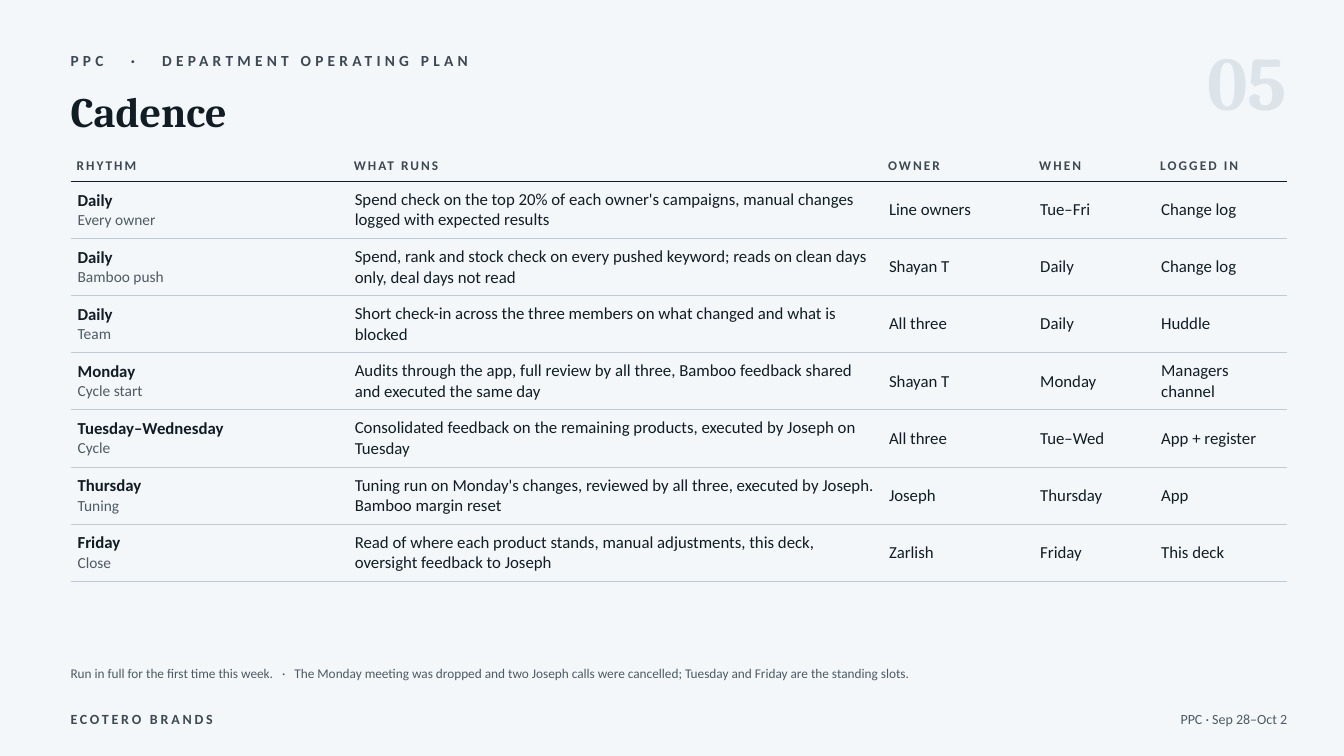
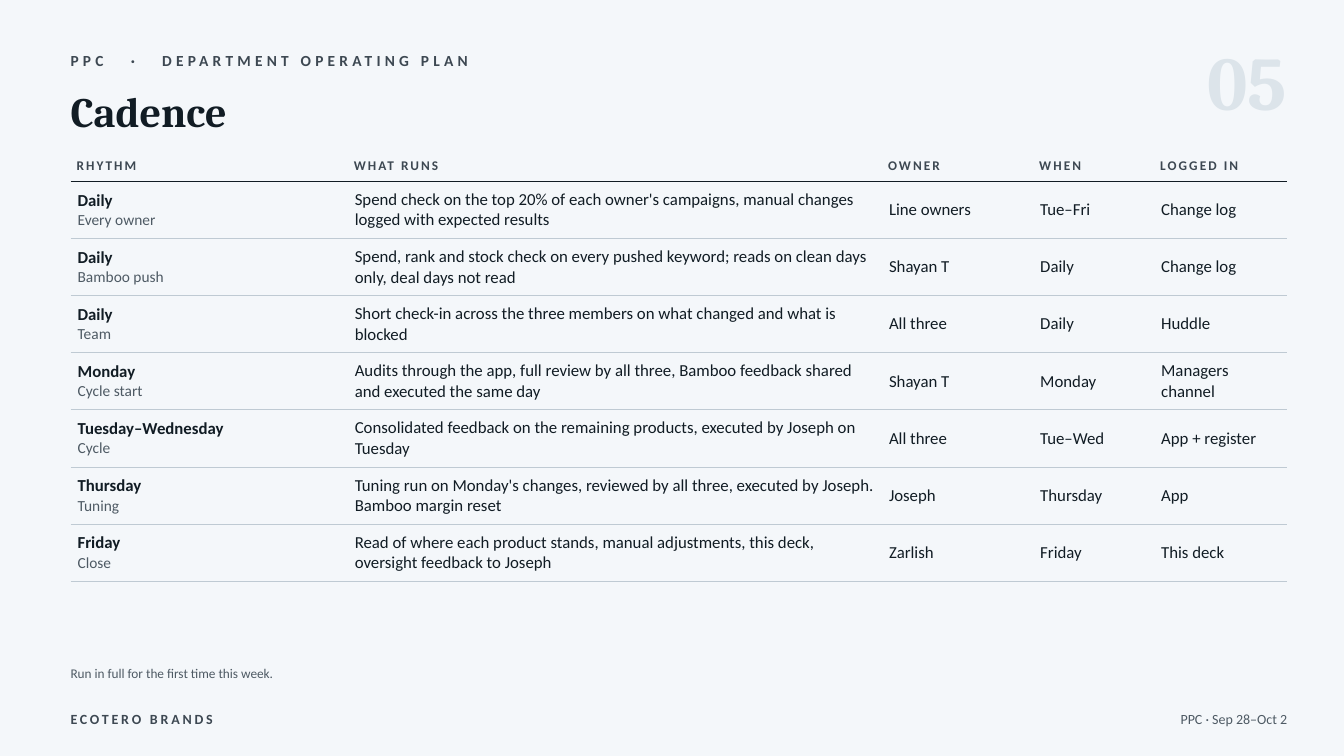
Before and after one commit to zarlish-web/PPC-Audit-, a slide deck: slide 6 of deliverables/PPC_Weekly_Review_Sep28-Oct2.pptx. Drawn at 1344x756 pixels with LibreOffice and Linux fonts; fonts in the diff are those of the drawing. Boxes give left, top, right and bottom in pixels: in the first picture for what was removed or moved away, otherwise in the second. Text is boxed around its words. In the diff, an @@ line names an element or a change of style, - is before the commit and + after.

```diff
--- a/deliverables/PPC_Weekly_Review_Sep28-Oct2.pptx
+++ b/deliverables/PPC_Weekly_Review_Sep28-Oct2.pptx
@@ text at [71,669,273,678]: text changed @@
-Run in full for the first time this week. · The Monday meeting was dropped and two Joseph calls were cancelled; Tuesday and Friday are the standing slots.
+Run in full for the first time this week.
```
Also in this commit, not shown: 1 other slide changed.
